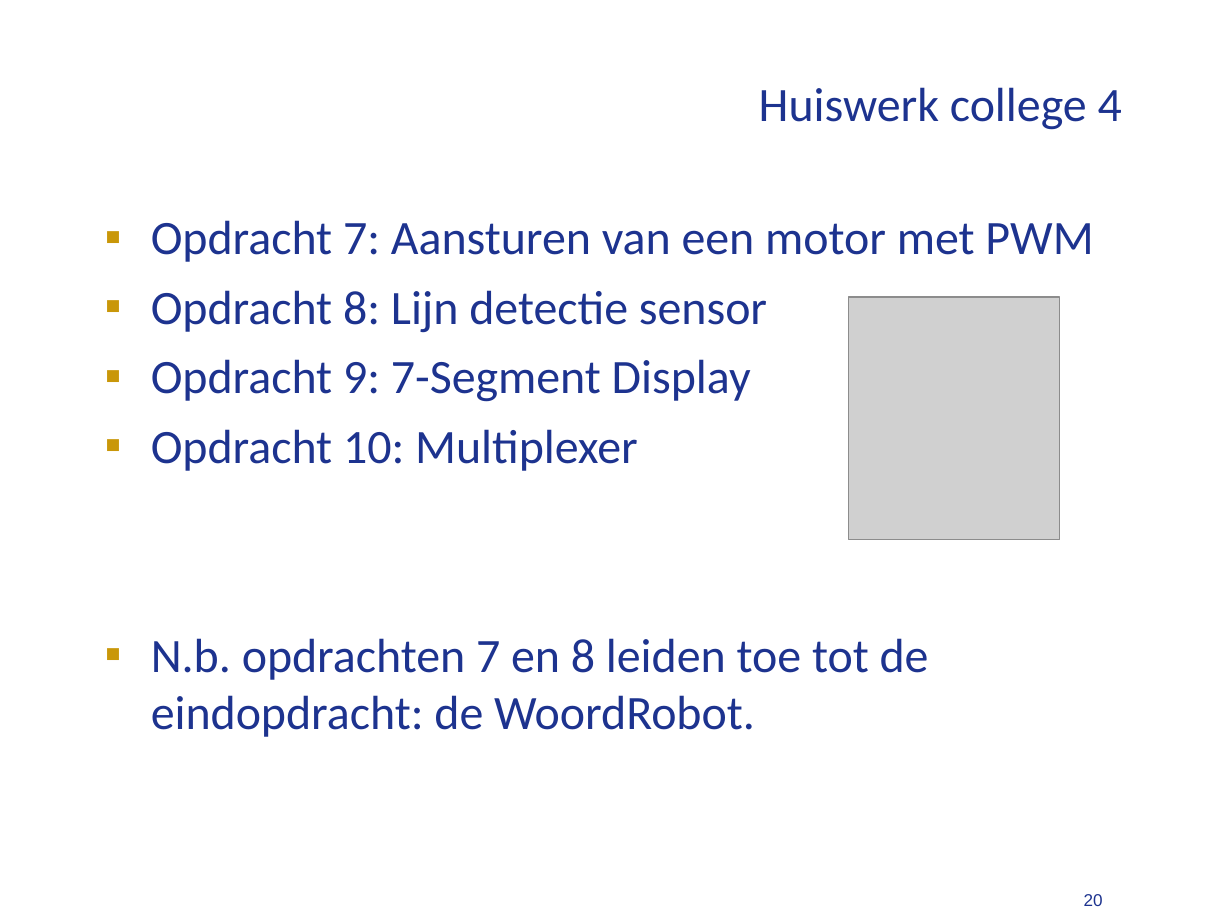
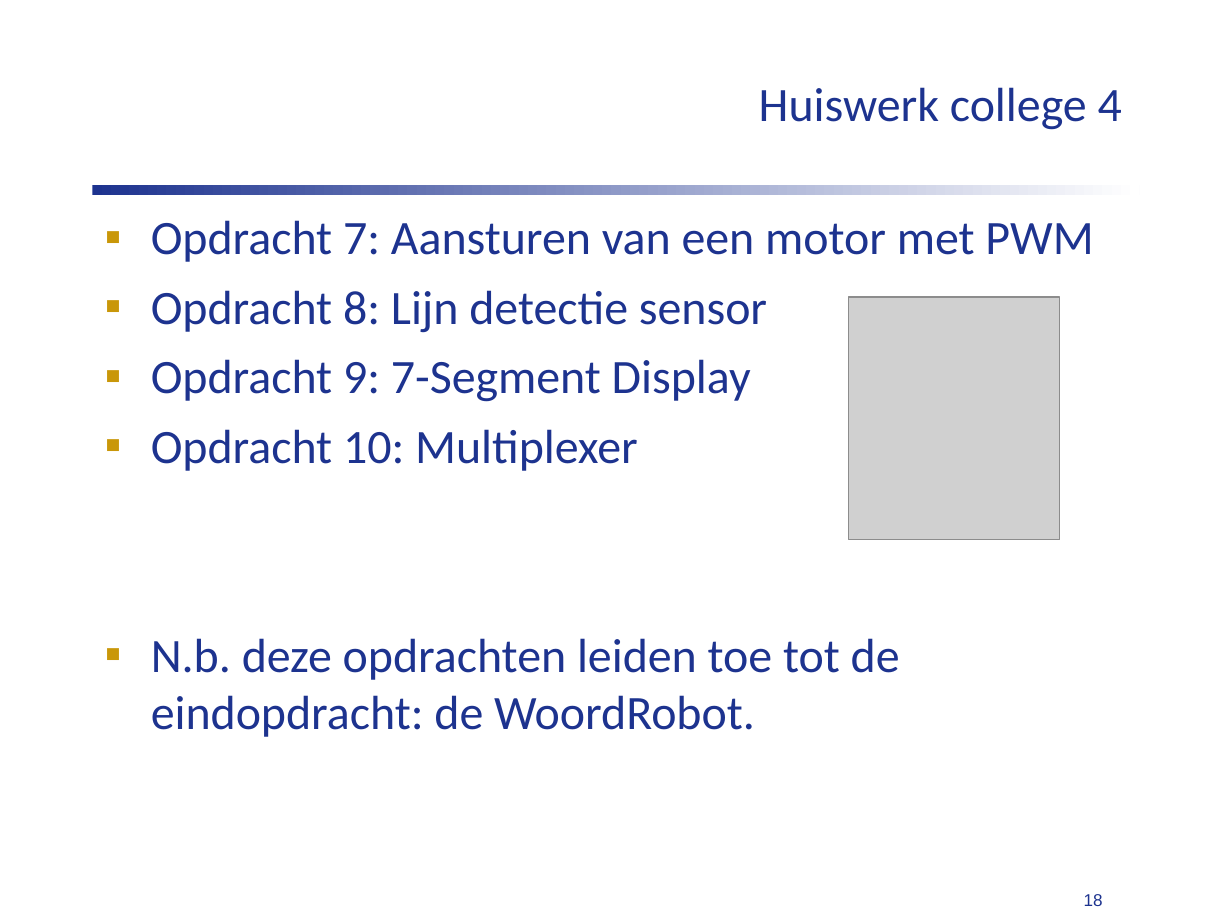
Before and after one commit to humiq/Greendevelopment, a slide deck: slide 18 of trunk/documents/Colleges/ISIROB College 4.ppt (slide 20 before the commit). Drawn at 1232x924 pixels with LibreOffice and Linux fonts; fonts in the diff are those of the drawing; grey boxes stand for pictures. Boxes give left, top, right and bottom in pixels: in the first picture for what was removed or moved away, otherwise in the second. Text is boxed around its words. In the diff, an @@ line names an element or a change of style, - is before the commit and + after.

```diff
--- a/trunk/documents/Colleges/ISIROB College 4.ppt
+++ b/trunk/documents/Colleges/ISIROB College 4.ppt
@@ rectangle added at [92,185,1140,195], fill gradient #1D338F to #FFFFFF @@
@@ text at [151,638,900,737]: text changed @@
-▪ N.b. opdrachten 7 en 8 leiden toe tot de eindopdracht: de WoordRobot.
+▪ N.b. deze opdrachten leiden toe tot de eindopdracht: de WoordRobot.
@@ page number at [1084,894,1103,906]: text changed @@
-20
+18
```
Also in this commit, not shown: 9 other slides changed, 2 slides removed, 5 other files.
